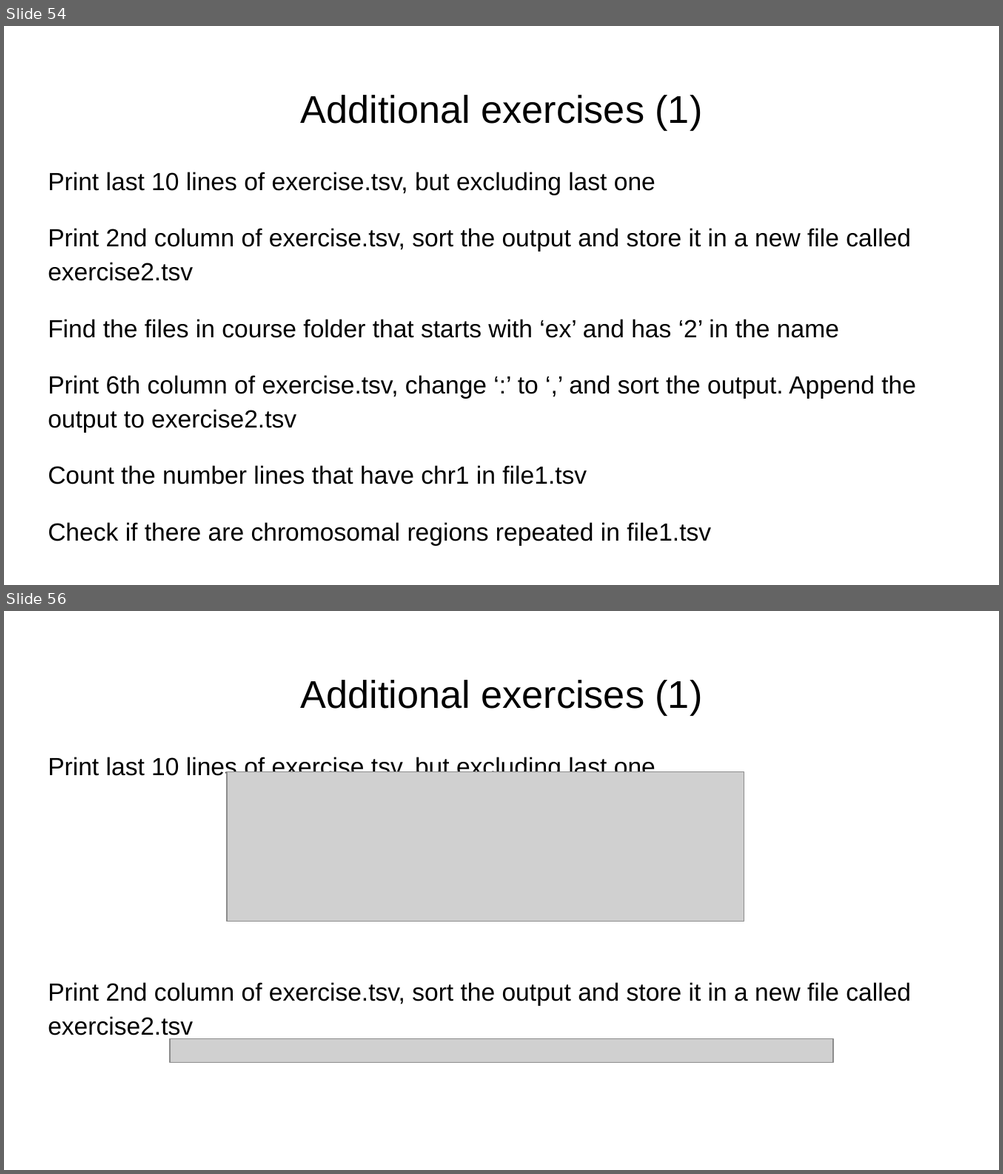
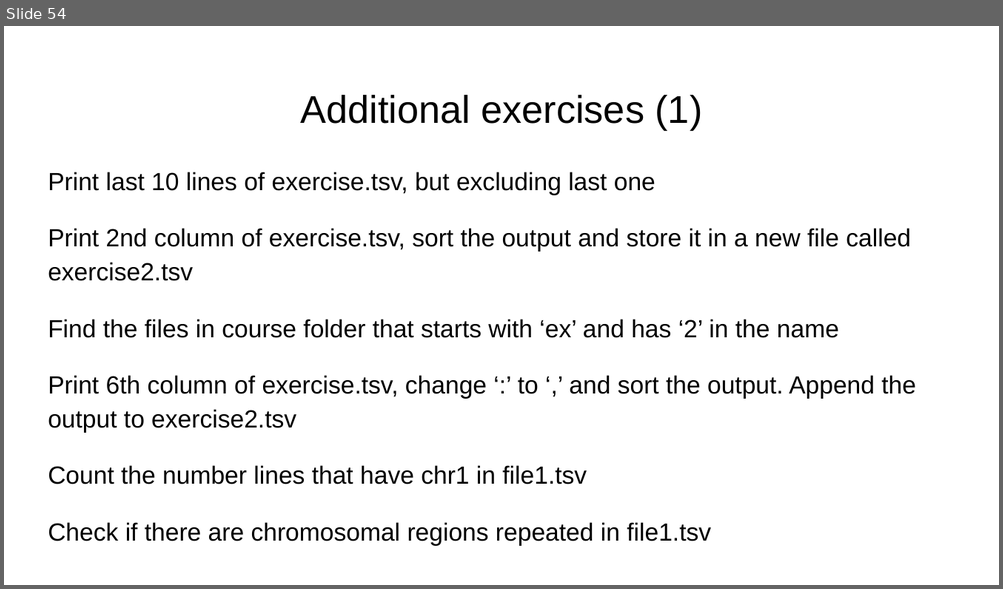
Before and after one commit to FusterTormo/BioinfoWorkshop, a slide deck: Introduction to Linux.pptx. Shown one above the other, each under a label of ours: slides 54 and 56 before the commit, slide 54 after it; the slides between them are not shown. The pictures are 1003x1174 and 1003x589 pixels, drawn with LibreOffice and Linux fonts; fonts in the diff are those of the drawing; grey boxes stand for pictures. Boxes give left, top, right and bottom in pixels: in the first picture for what was removed or moved away, otherwise in the second. Text is boxed around its words. In the diff, an @@ line names an element or a change of style, - is before the commit and + after.

Commit message:
Added more additional exercises to presentation

```diff
--- a/Introduction to Linux.pptx
+++ b/Introduction to Linux.pptx
@@ slide 56 removed at (x1=4, y1=611, x2=999, y2=1170), background #FFFFFF @@
@@ title removed at (x1=301, y1=680, x2=703, y2=715) @@
-Additional exercises (1)
@@ text removed at (x1=48, y1=755, x2=910, y2=1039) @@
-Print last 10 lines of exercise.tsv, but excluding last one
-Print 2nd column of exercise.tsv, sort the output and store it in a new file called exercise2.tsv
@@ picture removed at (x1=227, y1=772, x2=744, y2=921) @@
@@ picture removed at (x1=170, y1=1039, x2=834, y2=1062) @@
```
Also in this commit, not shown: 3 slides changed, 1 slide added, 1 other slide removed, 3 other files.
